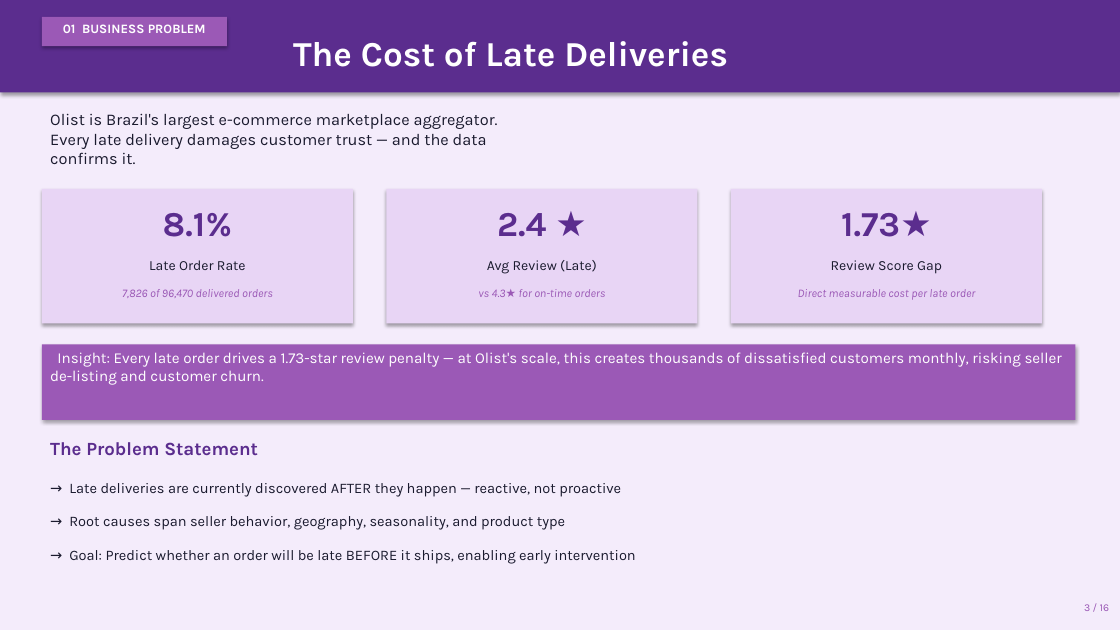
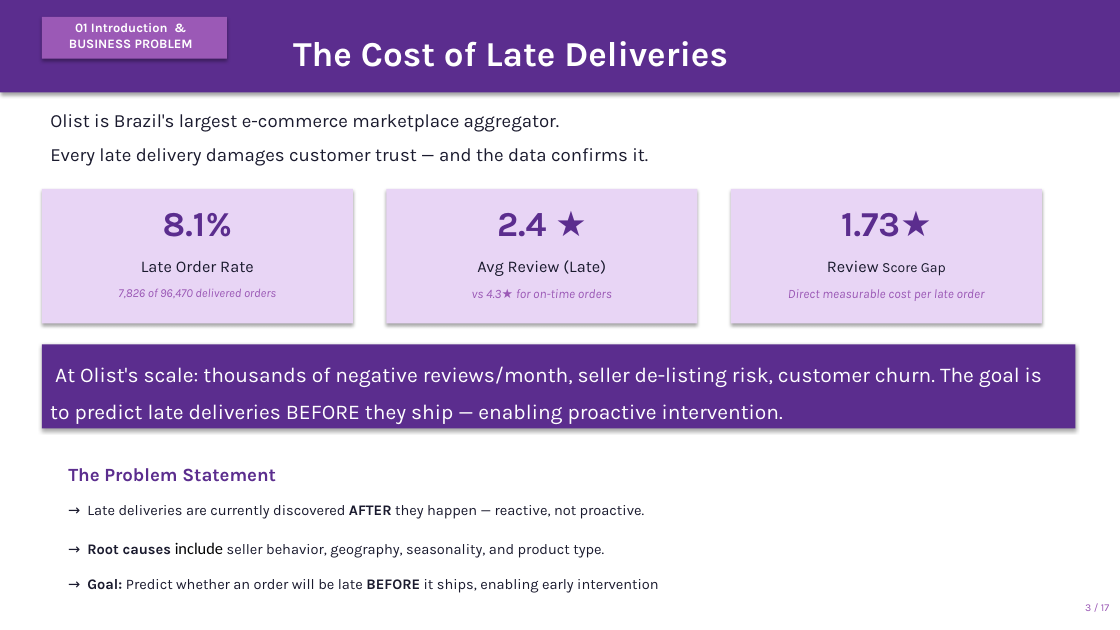
Before and after one commit to Alanood-Alyafeai/olist_analytics_AdvanceBusinessAnalytics_Project, a slide deck: slide 3 of Olist_Delivery_Intelligence_Presentation.pptx. Drawn at 1120x630 pixels with LibreOffice and Linux fonts; fonts in the diff are those of the drawing. Boxes give left, top, right and bottom in pixels: in the first picture for what was removed or moved away, otherwise in the second. Text is boxed around its words. In the diff, an @@ line names an element or a change of style, - is before the commit and + after.

```diff
--- a/Olist_Delivery_Intelligence_Presentation.pptx
+++ b/Olist_Delivery_Intelligence_Presentation.pptx
@@ rectangle removed at box(0, 0, 1120, 630) @@
@@ rectangle: place and size @@
-rectangle at box(42, 17, 227, 46)
+rectangle at box(42, 17, 227, 59)
@@ text at box(69, 23, 193, 48): text changed @@
-01 BUSINESS PROBLEM
+01 Introduction & BUSINESS PROBLEM
@@ text "Olist is Brazil's largest e-commerce ..." at box(50, 114, 648, 166): size 14 to 16 pt; line spacing 1 to 1.5 @@
@@ text "Late Order Rate" at box(141, 261, 254, 272): size 12 to 14 pt @@
@@ text "Avg Review (Late)" at box(477, 260, 606, 276): size 12 to 14 pt @@
@@ text "Review Score Gap" at box(827, 261, 946, 276): size 12 to 14 pt in "Review" @@
@@ text "7,826 of 96,470 delivered orders" at box(118, 288, 276, 298): size 10 to 10.5 pt @@
@@ text "vs 4.3★ for on-time orders" at box(472, 289, 612, 298): size 10 to 11 pt @@
@@ text "Direct measurable cost per late ..." at box(788, 289, 985, 301): size 10 to 11 pt @@
@@ rectangle: place and size @@
-rectangle at box(42, 344, 1075, 420)
+rectangle at box(42, 344, 1075, 429)
@@ rectangle at box(42, 344, 1075, 429): fill #9B59B6 to #5B2D8E @@
@@ text at box(50, 366, 1042, 424): text changed; size 13 to 18 pt @@
-Insight: Every late order drives a 1.73-star review penalty — at Olist's scale, this creates thousands of dissatisfied customers monthly, risking seller de-listing and customer churn.
+At Olist's scale: thousands of negative reviews/month, seller de-listing risk, customer churn. The goal is to predict late deliveries BEFORE they ship — enabling proactive intervention.
@@ text "The Problem Statement": place and size @@
-text "The Problem Statement" at box(50, 442, 258, 456)
+text "The Problem Statement" at box(68, 468, 276, 482)
@@ text at box(87, 505, 658, 593): text changed @@
-→ Late deliveries are currently discovered AFTER they happen — reactive, not proactive
+→ Late deliveries are currently discovered AFTER they happen — reactive, not proactive.
+→ Root causes include seller behavior, geography, seasonality, and product type.
+→ Goal: Predict whether an order will be late BEFORE it ships, enabling early intervention
@@ text removed at box(69, 516, 565, 530) @@
-→ Root causes span seller behavior, geography, seasonality, and product type
@@ text removed at box(69, 550, 635, 564) @@
-→ Goal: Predict whether an order will be late BEFORE it ships, enabling early intervention
@@ text at box(1085, 604, 1109, 611): text changed @@
-3 / 16
+3 / 17
```
Also in this commit, not shown: 9 other slides changed, 8 slides added, 6 slides removed.
